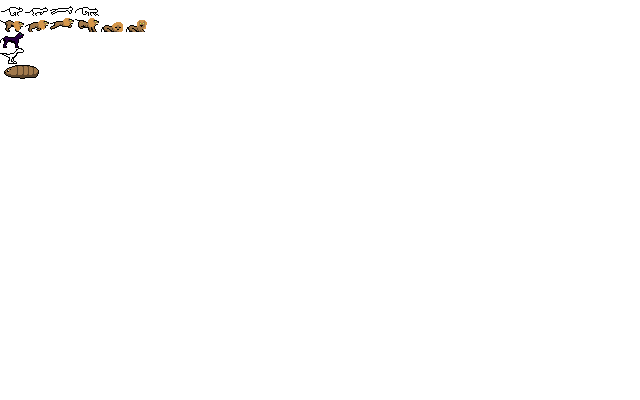
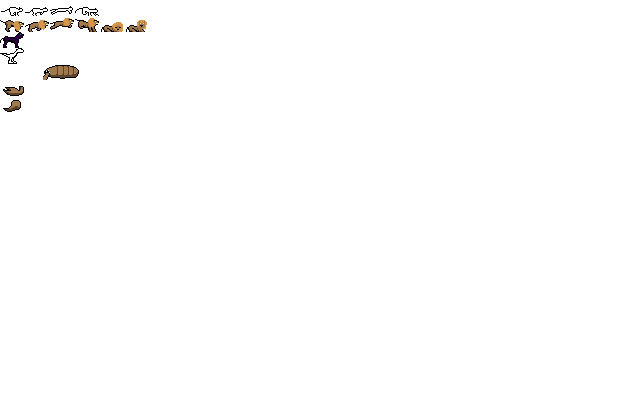
Layered file, before and after one edit (640px x 400px). Changes by layer:
painted on "Layer #2" over [3, 65, 79, 112]
